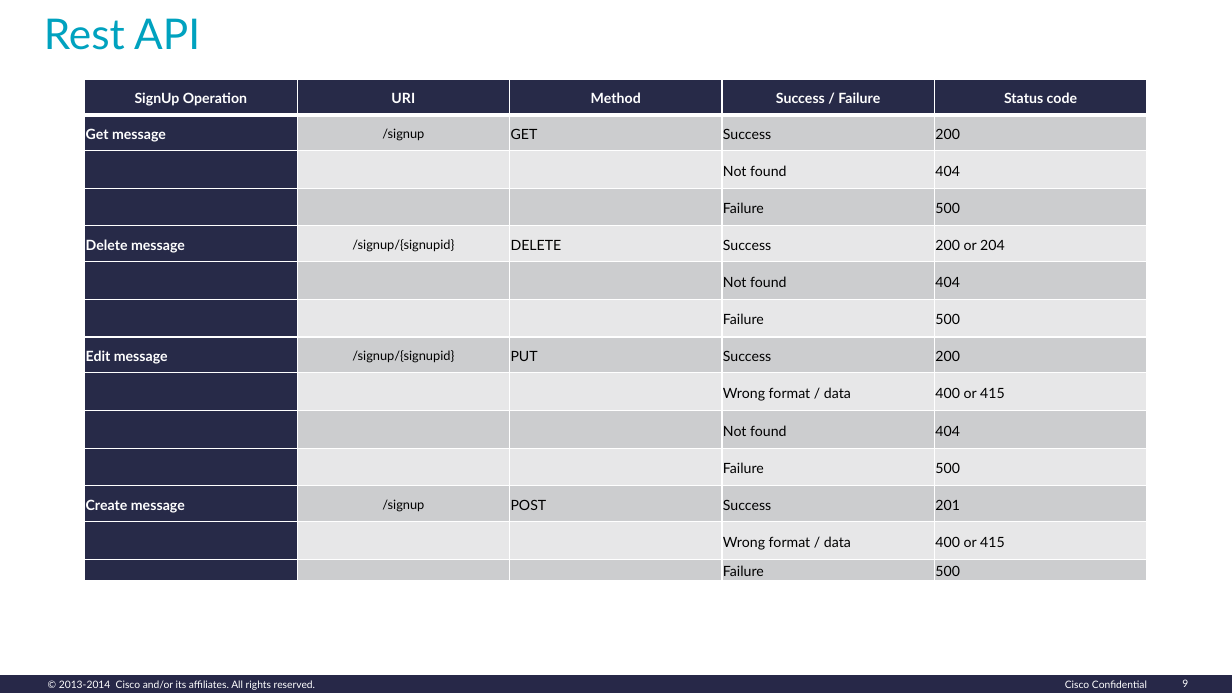
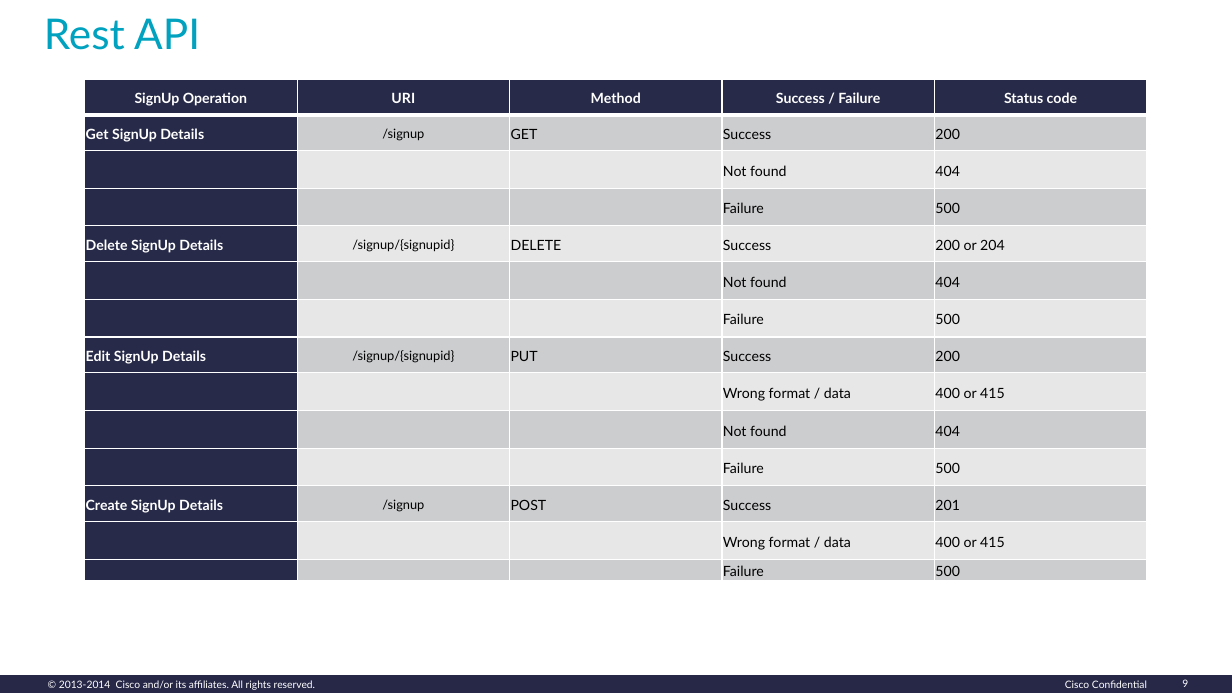
Before and after one commit to suprusty/blog, a slide deck: slide 9 of CMAD_CISCOBLOG.pptx. Drawn at 1232x693 pixels with LibreOffice and Linux fonts; fonts in the diff are those of the drawing. Boxes give left, top, right and bottom in pixels: in the first picture for what was removed or moved away, otherwise in the second. Text is boxed around its words. In the diff, an @@ line names an element or a change of style, - is before the commit and + after.

```diff
--- a/CMAD_CISCOBLOG.pptx
+++ b/CMAD_CISCOBLOG.pptx
@@ table at <box>85,79,1148,581</box> @@
-row 2, column 1: Get message
+row 2, column 1: Get SignUp Details
-row 5, column 1: Delete message
+row 5, column 1: Delete SignUp Details
-row 8, column 1: Edit message
+row 8, column 1: Edit SignUp Details
-row 12, column 1: Create message
+row 12, column 1: Create SignUp Details
```
Also in this commit, not shown: 7 other slides changed, 35 other files.
